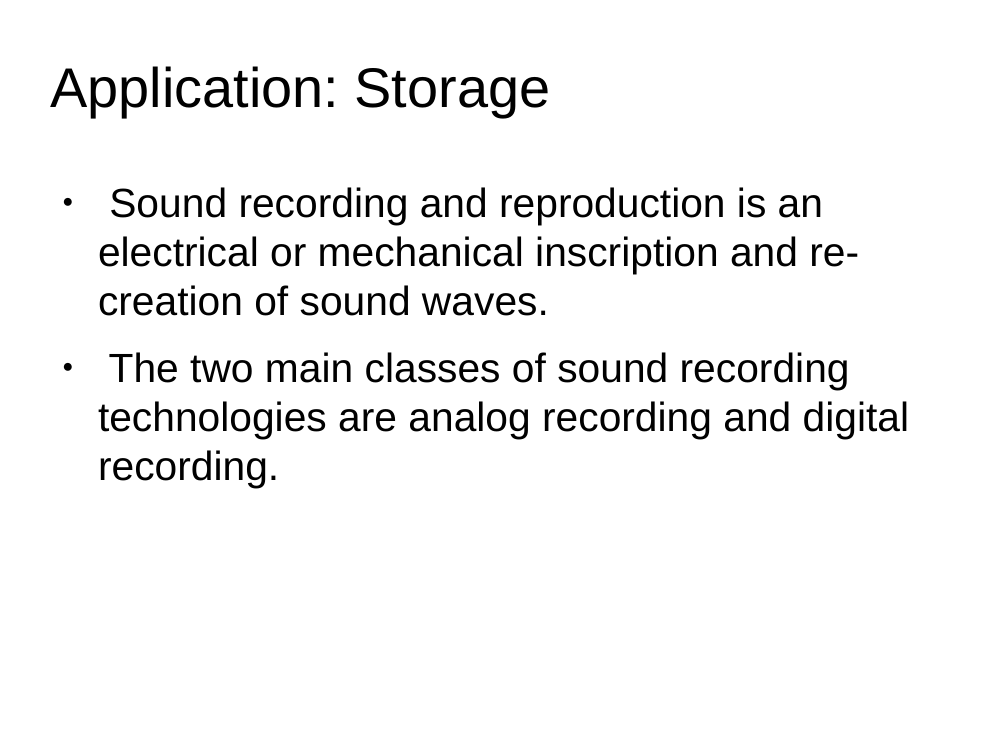
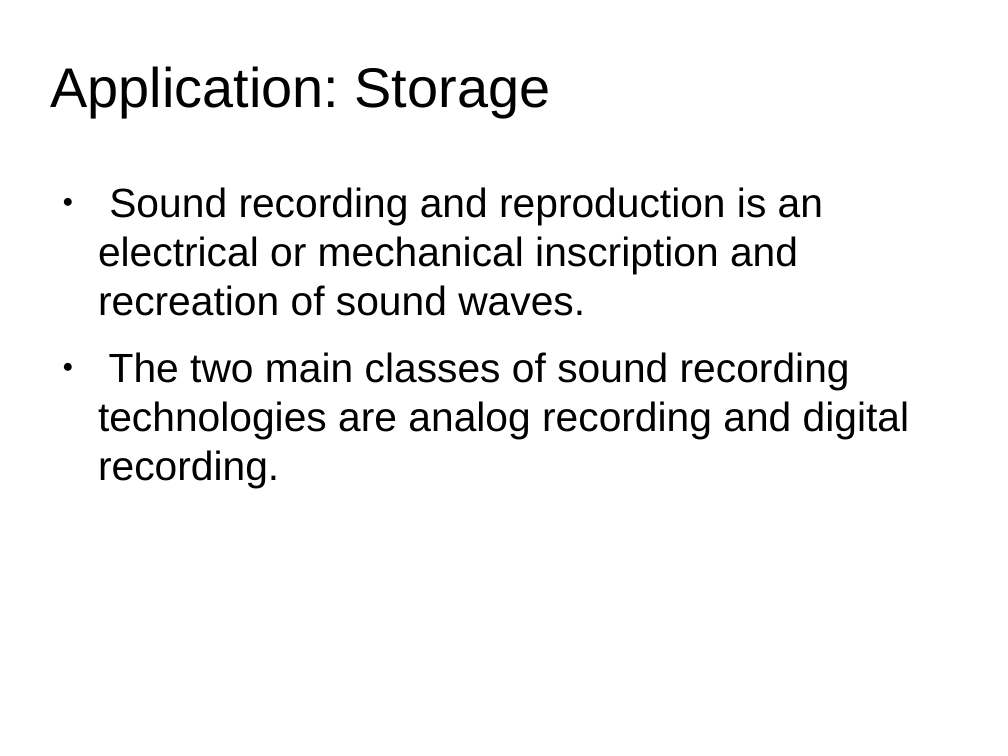
Before and after one commit to MTG/sms-tools, a slide deck: slide 6 of teaching-material/lectures/lect1-Introduction/1-Intro-to-DSP.odp (slide 5 before the commit). Drawn at 1008x756 pixels with LibreOffice and Linux fonts; fonts in the diff are those of the drawing. Boxes give left, top, right and bottom in pixels: in the first picture for what was removed or moved away, otherwise in the second. Text is boxed around its words. In the diff, an @@ line names an element or a change of style, - is before the commit and + after.

```diff
--- a/teaching-material/lectures/lect1-Introduction/1-Intro-to-DSP.odp
+++ b/teaching-material/lectures/lect1-Introduction/1-Intro-to-DSP.odp
@@ text at (98,187,823,316): text changed @@
-● Sound recording and reproduction is an electrical or mechanical inscription and re-creation of sound waves.
+● Sound recording and reproduction is an electrical or mechanical inscription and recreation of sound waves.
```
Also in this commit, not shown: 2 slides added, 1 slide removed, 10 other files.
